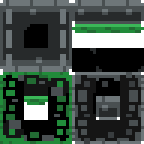
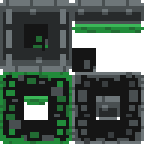
The second 144 x 144 image is a revision of the first. Changes to its layers:
painted on "벽" over (x1=72, y1=48, x2=120, y2=114)
painted on "벽2" over (x1=0, y1=24, x2=72, y2=144)
painted on "통과 불가" over (x1=93, y1=48, x2=144, y2=72)
